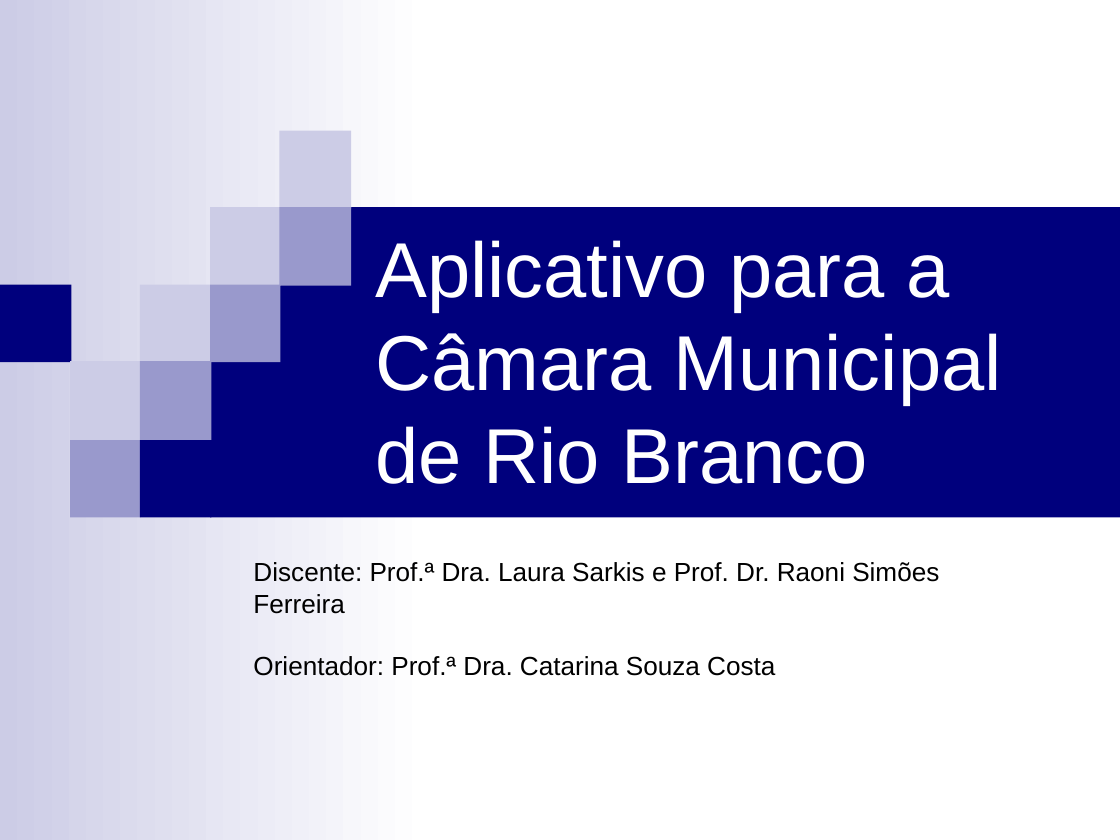
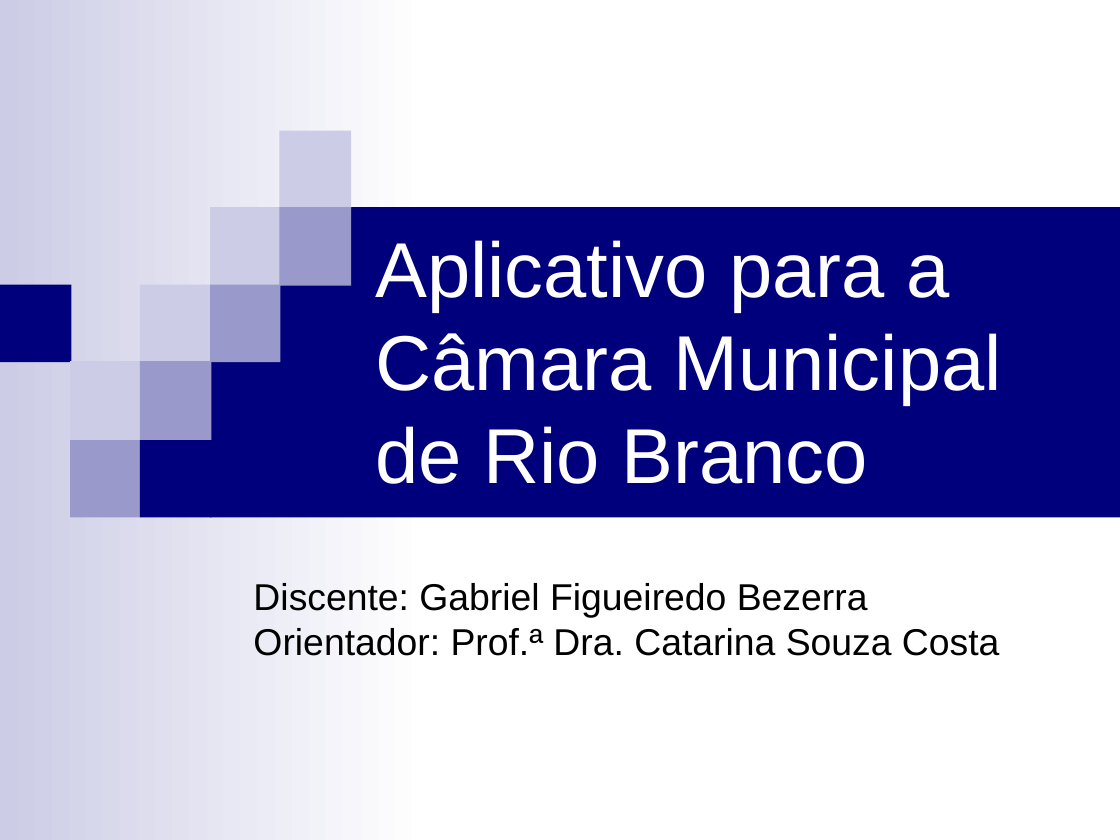
Before and after one commit to Gabrielfgrd/CamaraRB, a slide deck: slide 1 of Documentos/Documentos das aulas/Apresentação para o dia 10.ppt. Drawn at 1120x840 pixels with LibreOffice and Linux fonts; fonts in the diff are those of the drawing. Boxes give left, top, right and bottom in pixels: in the first picture for what was removed or moved away, otherwise in the second. Text is boxed around its words. In the diff, an @@ line names an element or a change of style, - is before the commit and + after.

```diff
--- a/Documentos/Documentos das aulas/Apresentação para o dia 10.ppt
+++ b/Documentos/Documentos das aulas/Apresentação para o dia 10.ppt
@@ text at [253, 583, 1000, 656]: text changed; size 16.8 to 24 pt @@
-Discente: Prof.ª Dra. Laura Sarkis e Prof. Dr. Raoni Simões Ferreira
-Orientador: Prof.ª Dra. Catarina Souza Costa
+Discente: Gabriel Figueiredo Bezerra
+Orientador: Prof.ª Dra. Catarina Souza Costa
```
Also in this commit, not shown: 2 other slides changed, 14 slides added, 3 slides removed, 8 other files.
